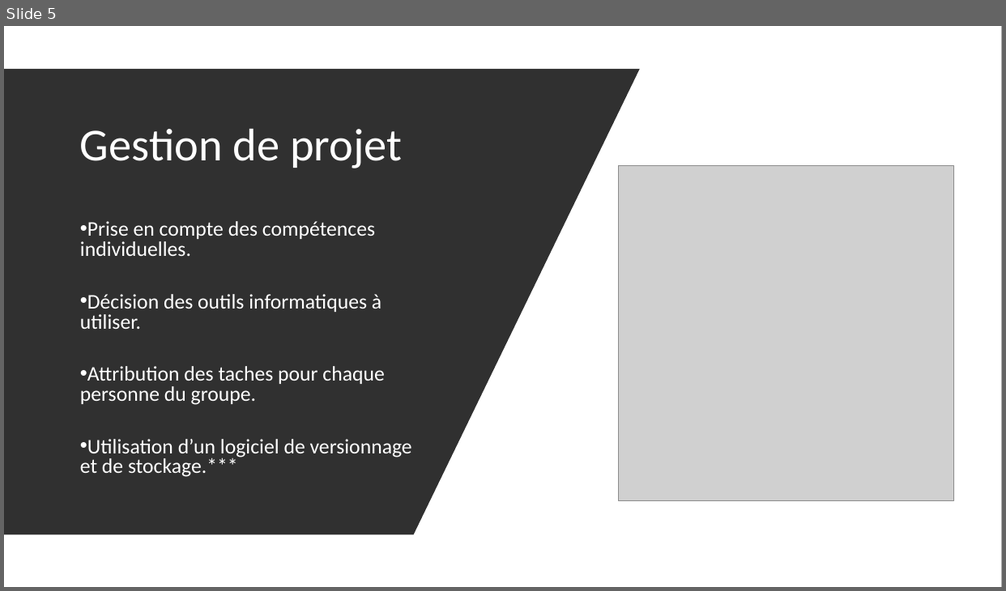
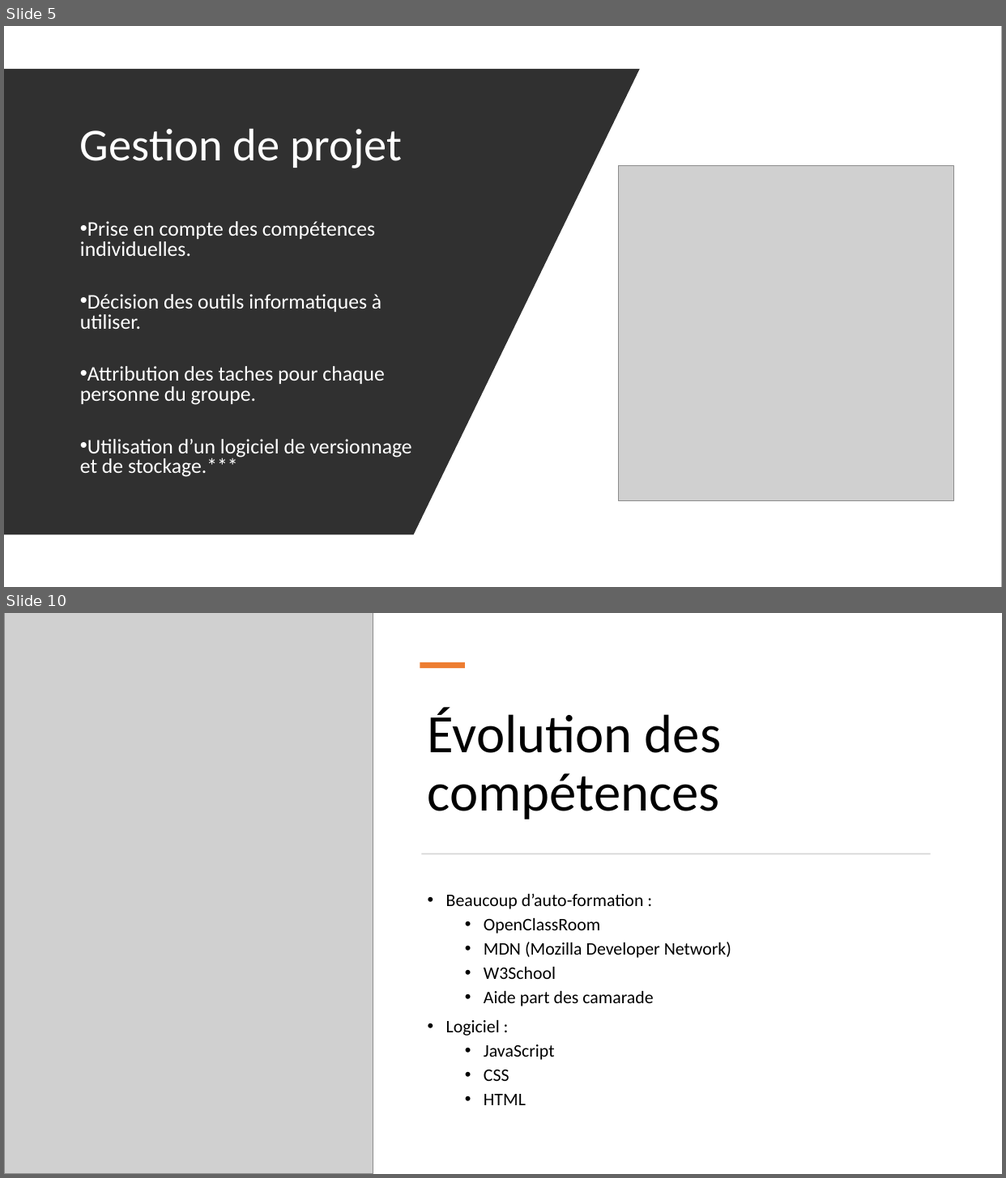
Before and after one commit to FlowNight/BRICK_SHOOTER, a slide deck: Support B.S.pptx. Shown one above the other, each under a label of ours: slide 5 before the commit, slides 5 and 10 after it; the slides between them are not shown. The pictures are 1006x591 and 1006x1178 pixels, drawn with LibreOffice and Linux fonts; fonts in the diff are those of the drawing; grey boxes stand for pictures. Boxes give left, top, right and bottom in pixels: in the first picture for what was removed or moved away, otherwise in the second. Text is boxed around its words. In the diff, an @@ line names an element or a change of style, - is before the commit and + after.

```diff
--- a/Support B.S.pptx
+++ b/Support B.S.pptx
@@ slide 10 added at [4, 613, 1002, 1174], background #FFFFFF @@
@@ picture added at [4, 613, 373, 1174] @@
@@ rectangle added at [420, 662, 465, 668], fill #ED7D31 @@
@@ title added at [428, 708, 721, 820], 52 pt, text #000000 @@
+Évolution des compétences
@@ rectangle added at [422, 854, 931, 855], fill #D5D5D5 @@
@@ text added at [446, 893, 731, 1105], 17 pt, text #000000 @@
+• Beaucoup d’auto-formation :
+  • OpenClassRoom
+  • MDN (Mozilla Developer Network)
+  • W3School
+  • Aide part des camarade
+• Logiciel :
+  • JavaScript
+  • CSS
+  • HTML
```
Also in this commit, not shown: 3 slides changed, 4 other slides added, 1 slide removed, 1 other file.
